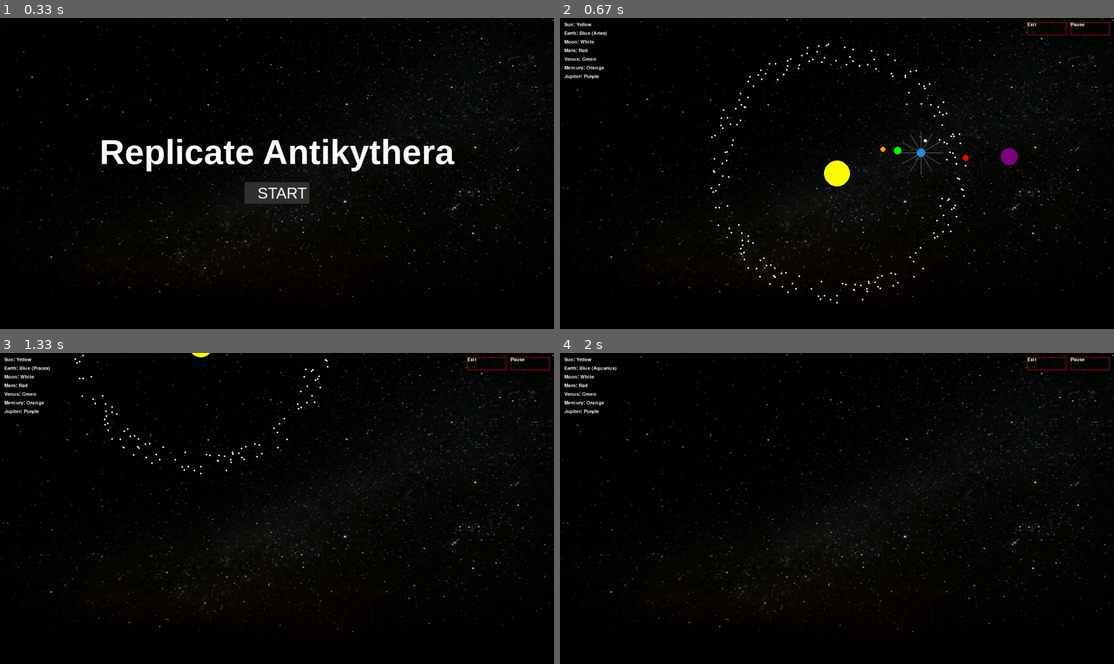
Above: before the commit, frames 1-4 (two rows, left to right).
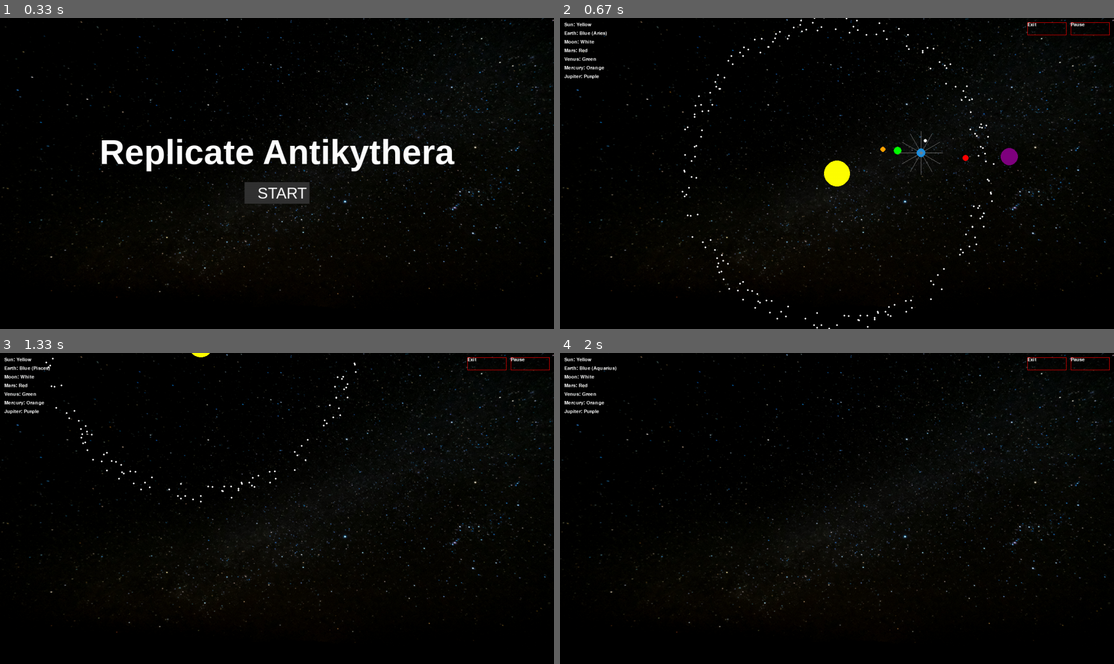
Above: after the commit, the same moments.

Repository: LBassett21/ReplicateAntikythera
Game: pygame game, started from ReplicateAntikythera/ReplicateAntikythera.py
Same seed, same stepped clock (60 frames per second), same inputs: the game is played once before the commit and once after it.
Inputs (mouse positions are in pixels of both pictures, inside the frame that each line leads up to):
- Up to frame 1 (0.33 s): no input
- Up to frame 2 (0.67 s): press the mouse at (837, 192) at 0.37 s; move the mouse to (748, 157) at 0.47 s; release the mouse at (665, 126) at 0.6 s
- Up to frame 3 (1.33 s): press the mouse at (277, 527) at 0.7 s; move the mouse to (204, 461) at 0.8 s; release the mouse at (132, 393) at 0.93 s; press the mouse at (277, 527) at 1.03 s; move the mouse to (310, 511) at 1.13 s; release the mouse at (343, 499) at 1.27 s
- Up to frame 4 (2 s): press the mouse at (837, 527) at 1.37 s; move the mouse to (909, 505) at 1.47 s; release the mouse at (981, 480) at 1.6 s; press the mouse at (837, 527) at 1.7 s; move the mouse to (798, 461) at 1.8 s; release the mouse at (759, 393) at 1.93 s

Frame 1 is identical in both runs. In frame 2, 0.8% of the frame differs, in the area x 21-79%, y 0-100%; in frame 3, 0.4%; in frame 4, nothing differs.

Commit message:
Fixed speed scaling issues with plannets

Diff:
--- a/ReplicateAntikythera/GUI.py
+++ b/ReplicateAntikythera/GUI.py
@@ -1,8 +1,11 @@
+from ast import Return
+import re
 import pygame
 import math
 import pygame.font
 from datetime import datetime, timedelta
 import random
+import math
 
 #Reference date
 ref_date = datetime(2023, 1, 4)
@@ -58,7 +61,6 @@
 moon_speed = -0.1
 moon_angle = 0
 moon_mass = 0.2
-
 
 mars_radius = 7
 mars_distance = 300
@@ -107,10 +109,10 @@
 
 # Define asteroid belt properties
 asteroid_radius = 2
-asteroid_distance_min = 250
-asteroid_distance_max = 300
-asteroid_speed_min = -0.03
-asteroid_speed_max = 0.03
+asteroid_distance_min = 325
+asteroid_distance_max = 365
+asteroid_speed_min = -0.3
+asteroid_speed_max = 0.3
 asteroid_count = 200
 asteroids = []
 
@@ -119,7 +121,6 @@
     asteroid_speed = random.uniform(asteroid_speed_min, asteroid_speed_max)
     asteroid_angle = random.uniform(0, 2 * math.pi)
     asteroids.append((asteroid_distance, asteroid_speed, asteroid_angle))
-
 # Main game loop
 running = True
 clock = pygame.time.Clock()
@@ -171,11 +172,11 @@
             if dragging:
                 dragging = False
         elif event.type == pygame.MOUSEBUTTONDOWN and event.button == 4 and not show_start_window:
-            zoom_scale *= 1.05
+            zoom_scale *= 1.001
             offset_x = zoom_center_x - scaled_mouse_x / zoom_scale
             offset_y = zoom_center_y - scaled_mouse_y / zoom_scale
         elif event.type == pygame.MOUSEBUTTONDOWN and event.button == 5 and not show_start_window:
-            zoom_scale /= 1.05
+            zoom_scale /= 1.001
             offset_x = zoom_center_x - scaled_mouse_x / zoom_scale
             offset_y = zoom_center_y - scaled_mouse_y / zoom_scale
 
@@ -211,27 +212,27 @@
 
         earth_x = scaled_sun_pos[0] + math.cos(earth_angle) * earth_distance // zoom_scale
         earth_y = scaled_sun_pos[1] + math.sin(earth_angle) * earth_distance // zoom_scale
-        earth_angle += earth_speed
+        earth_angle += earth_speed * zoom_scale
 
         moon_x = earth_x + math.cos(moon_angle) * moon_distance // zoom_scale
         moon_y = earth_y + math.sin(moon_angle) * moon_distance // zoom_scale
-        moon_angle += moon_speed
+        moon_angle += moon_speed * zoom_scale
 
         mars_x = scaled_sun_pos[0] + math.cos(mars_angle) * mars_distance // zoom_scale
         mars_y = scaled_sun_pos[1] + math.sin(mars_angle) * mars_distance // zoom_scale
-        mars_angle += mars_speed
+        mars_angle += mars_speed * zoom_scale
 
         venus_x = scaled_sun_pos[0] + math.cos(venus_angle) * venus_distance // zoom_scale
         venus_y = scaled_sun_pos[1] + math.sin(venus_angle) * venus_distance // zoom_scale
-        venus_angle += venus_speed
+        venus_angle += venus_speed * zoom_scale
 
         mercury_x = scaled_sun_pos[0] + math.cos(mercury_angle) * mercury_distance // zoom_scale
         mercury_y = scaled_sun_pos[1] + math.sin(mercury_angle) * mercury_distance // zoom_scale
-        mercury_angle += mercury_speed
+        mercury_angle += mercury_speed * zoom_scale
 
         jupiter_x = scaled_sun_pos[0] + math.cos(jupiter_angle) * jupiter_distance // zoom_scale
         jupiter_y = scaled_sun_pos[1] + math.sin(jupiter_angle) * jupiter_distance // zoom_scale
-        jupiter_angle += jupiter_speed
+        jupiter_angle += jupiter_speed * zoom_scale
 
     #Draw the rotating lines for the planet
     #pygame.draw.line(screen, WHITE, sun_pos, (earth_x, earth_y), 1)
@@ -243,8 +244,8 @@
     # Calculate the zodiac line endpoints
     for i in range(12):  # Assuming there are 12 zodiac signs
         angle = (i * math.pi / 6)  # Angle for each zodiac sign
-        line_x = earth_x + math.cos(angle) * 50  # Adjust the length of the lines as needed
-        line_y = earth_y + math.sin(angle) * 50
+        line_x = earth_x + math.cos(angle) * (50 // zoom_scale)  # Adjust num value to adjust the length of the lines as needed
+        line_y = earth_y + math.sin(angle) * (50 // zoom_scale)
         zodiac_line_points.append((line_x, line_y))
 
     scaled_screen.blit(scaled_background_image, (0, 0))
@@ -270,7 +271,7 @@
         asteroid_distance, asteroid_speed, asteroid_angle = asteroid
         asteroid_x = scaled_sun_pos[0] + math.cos(asteroid_angle) * asteroid_distance // zoom_scale
         asteroid_y = scaled_sun_pos[1] + math.sin(asteroid_angle) * asteroid_distance // zoom_scale
-        asteroid_angle += asteroid_speed
+        asteroid_angle += asteroid_speed * zoom_scale
         asteroid = (asteroid_distance, asteroid_speed, asteroid_angle)
 
         pygame.draw.circle(scaled_screen, WHITE, (int(asteroid_x), int(asteroid_y)), asteroid_radius)
@@ -298,6 +299,7 @@
     current_sign_index = int((earth_angle / (2 * math.pi)) * len(zodiac_signs)) % len(zodiac_signs)
     current_sign = zodiac_signs[current_sign_index]
 
+    # Key with planets + current sign updating on earth
     for i, (planet, color) in enumerate(key_text.items()):
         if planet == "Earth":
             planet_text = f"{planet}: {color} ({current_sign})"
